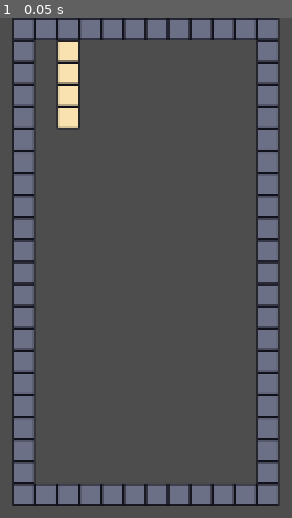
Above: before the commit, frame 1.
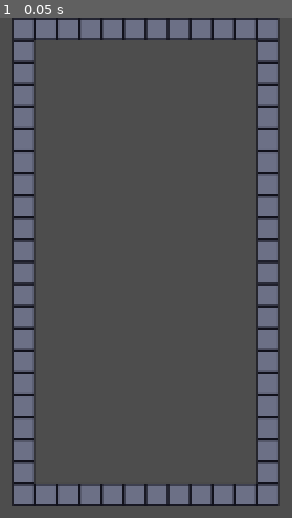
Above: after the commit, the same moment.

Repository: daedrafruit/tetris
Game: Godot game, scene res://node_2d.tscn
Two runs of this game, one before a commit and one after it. Both use one fixed random seed, a clock stepped at 60 frames per second and the inputs below.
Inputs:
- Up to frame 1 (0.05 s): no input

The runs differ from the first frame. In frame 1, 1.5% of the frame differs, in the area x 19-28%, y 4-23%.
Error before the commit: Invalid access to property or key 'timout' on a base object of type 'null instance'. (res://tile_map_layer.gd:16)

Commit message:
tryna figure out time stuff

Diff:
--- a/tile_map_layer.gd
+++ b/tile_map_layer.gd
@@ -1,5 +1,4 @@
 extends TileMapLayer
-@onready var timer: Timer = $Timer
 
 var yellow = Vector2i(0,0)
 var sky = Vector2i(1,0)
@@ -13,20 +12,25 @@
 var line_pos = 1
 
 func _ready() -> void:
-	timer.timout.connect(_on_timeout)
 	pass
 
 func _process(delta: float) -> void:
 
-	clear_screen()
+	var time_step = 0.5
+	var max_time_step = 0.25
+	var accumulator = 0.0
 
-	draw_line_at(2,line_pos)
+	accumulator += max(delta, max_time_step)
+
+	if accumulator >= time_step:
+		clear_screen()
+
+		draw_line_at(2,line_pos)
+		line_pos += 1
+		accumulator -= time_step
+
 
 	pass
-
-func _on_timeout() -> void:
-	line_pos += 1
-
 
 func draw_line_at(x: int, y: int):
 	for i in range(4):
